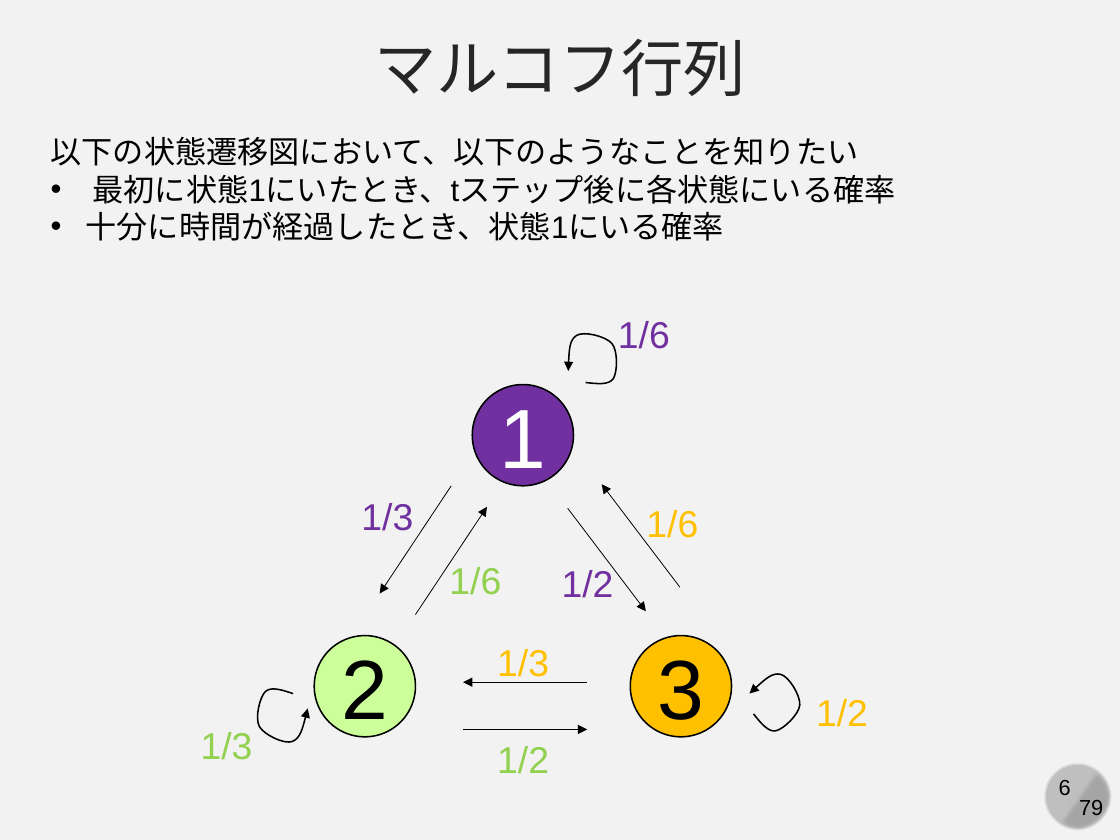
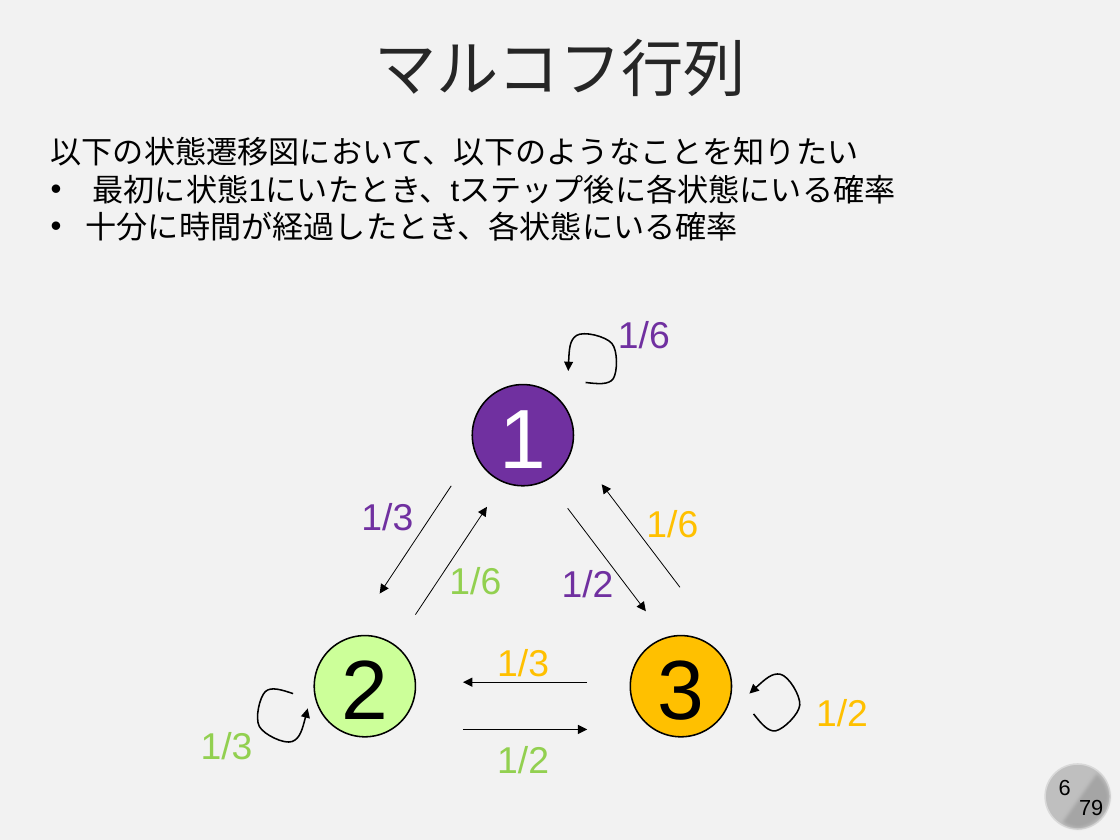
Before and after one commit to kaityo256/simulation_engineering, a slide deck: slide 6 of markov_chain/markov.pptx. Drawn at 1120x840 pixels with LibreOffice and Linux fonts; fonts in the diff are those of the drawing. Boxes give left, top, right and bottom in pixels: in the first picture for what was removed or moved away, otherwise in the second. Text is boxed around its words. In the diff, an @@ line names an element or a change of style, - is before the commit and + after.

```diff
--- a/markov_chain/markov.pptx
+++ b/markov_chain/markov.pptx
@@ text at box(86, 211, 738, 241): text changed @@
-• 十分に時間が経過したとき、状態1にいる確率
+• 十分に時間が経過したとき、各状態にいる確率
```
Also in this commit, not shown: 2 other slides changed, 6 slides added.
